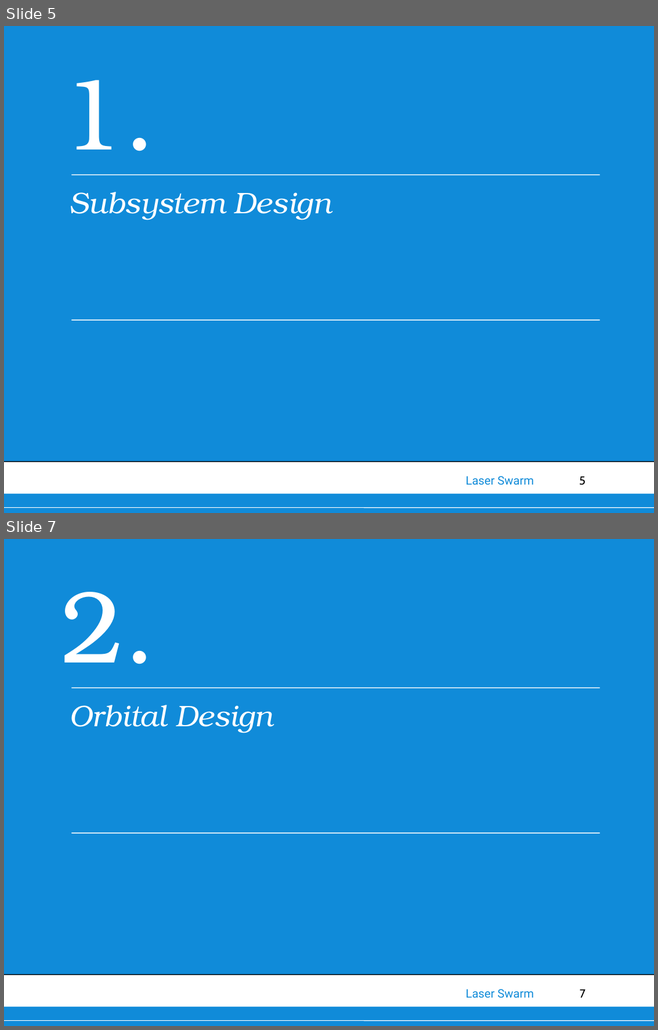
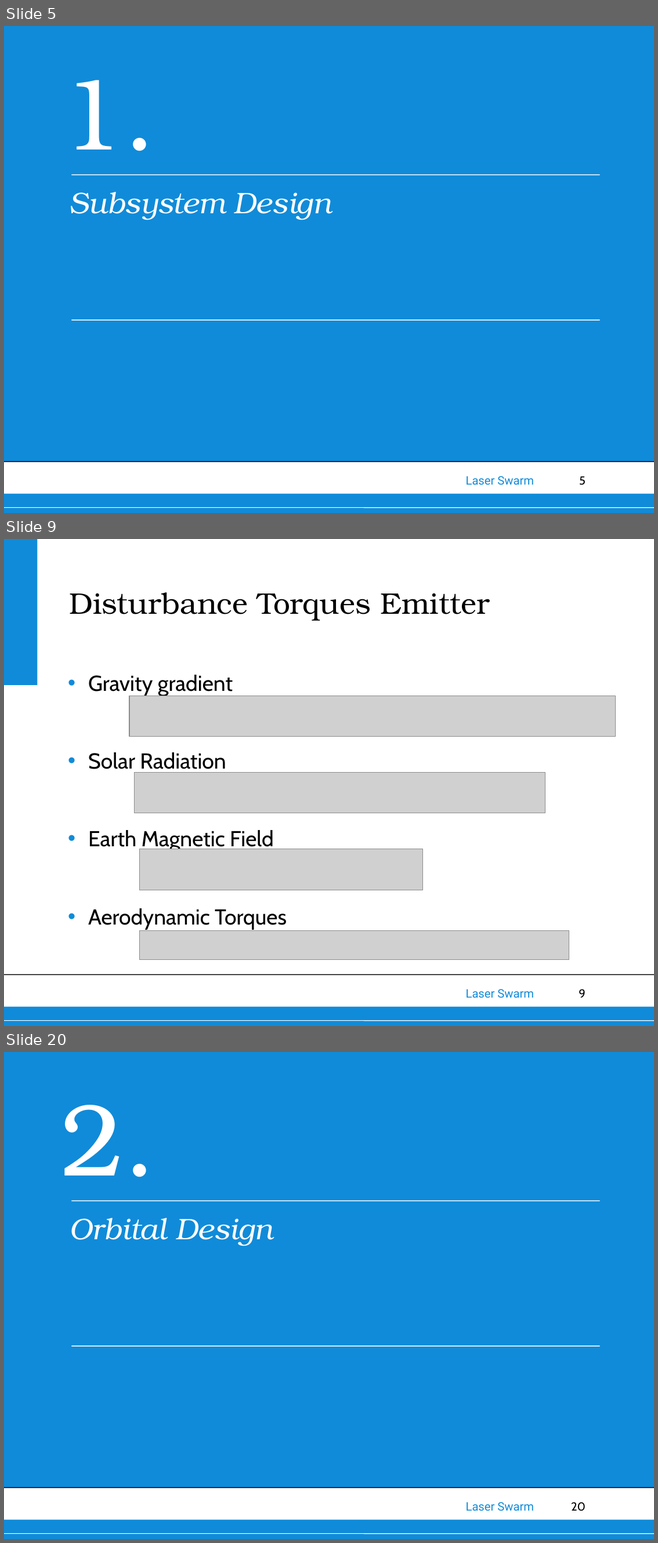
Before and after one commit to thewisenerd/laser-swarm, a slide deck: finalPresentation/FinalPresentation.ppt. Shown one above the other, each under a label of ours: slides 5 and 7 before the commit, slides 5, 9 and 20 after it; the slides between them are not shown. The pictures are 658x1030 and 658x1543 pixels, drawn with LibreOffice and Linux fonts; fonts in the diff are those of the drawing; grey boxes stand for pictures; background and template pictures are left out. Boxes give left, top, right and bottom in pixels: in the first picture for what was removed or moved away, otherwise in the second. Text is boxed around its words. In the diff, an @@ line names an element or a change of style, - is before the commit and + after.

```diff
--- a/finalPresentation/FinalPresentation.ppt
+++ b/finalPresentation/FinalPresentation.ppt
@@ slide 9 added at [4,539,654,1026], background #FFFFFF; not listed: 6 template elements that a slide beside it also shows @@
@@ title added at [69,592,489,621], 33 pt, text #000000 @@
+Disturbance Torques Emitter
@@ text added at [88,675,286,929], 24 pt, text #000000 @@
+• Gravity gradient
+• Solar Radiation
+• Earth Magnetic Field
+• Aerodynamic Torques
@@ picture added at [129,696,615,736] @@
@@ picture added at [134,772,545,813] @@
@@ picture added at [140,849,423,890] @@
@@ picture added at [140,931,568,959] @@
@@ what was slide 7 is now slide 20 @@
@@ page number at [571,1502,585,1511]: text changed @@
-7
+20
```
Also in this commit, not shown: 7 slides changed, 15 other slides added, 1 slide removed.
